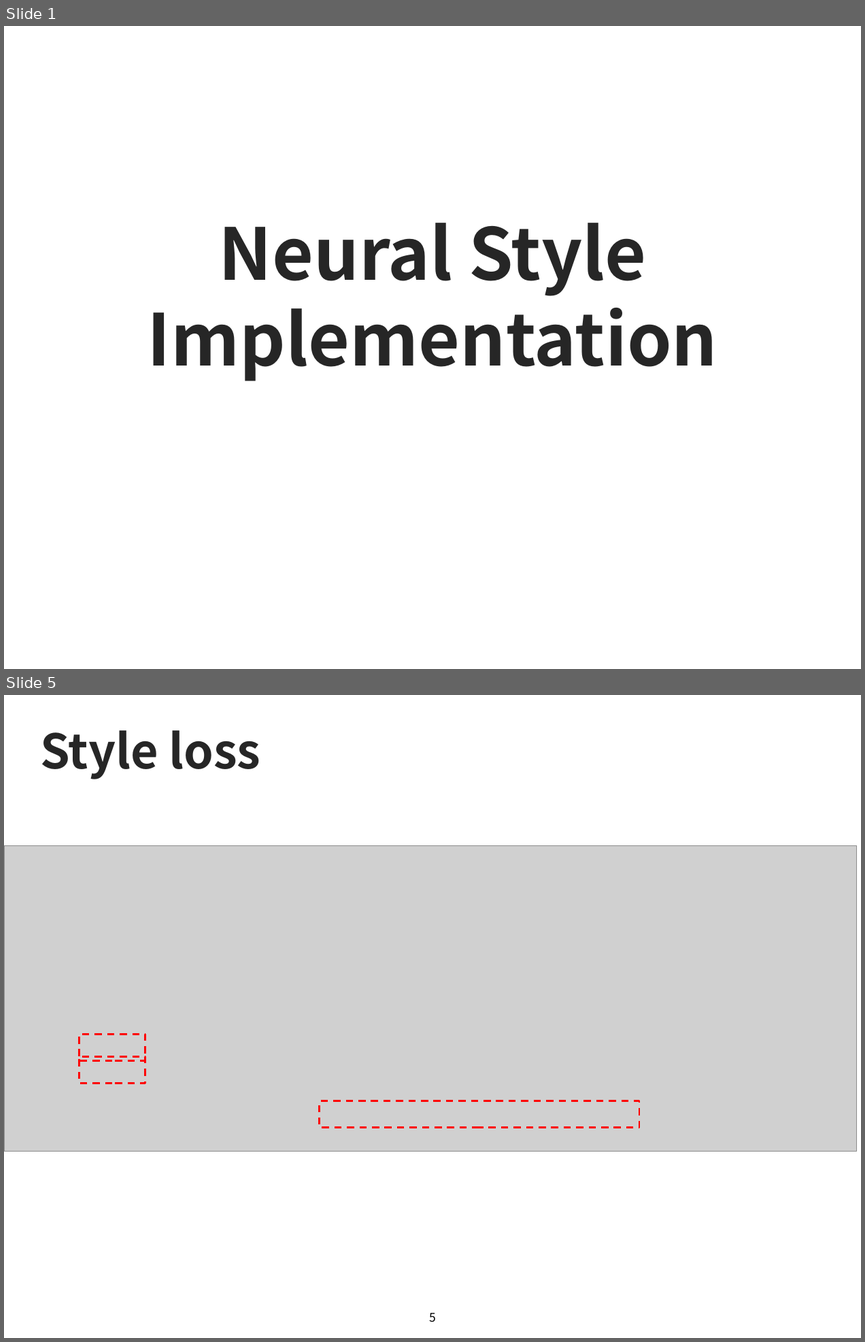
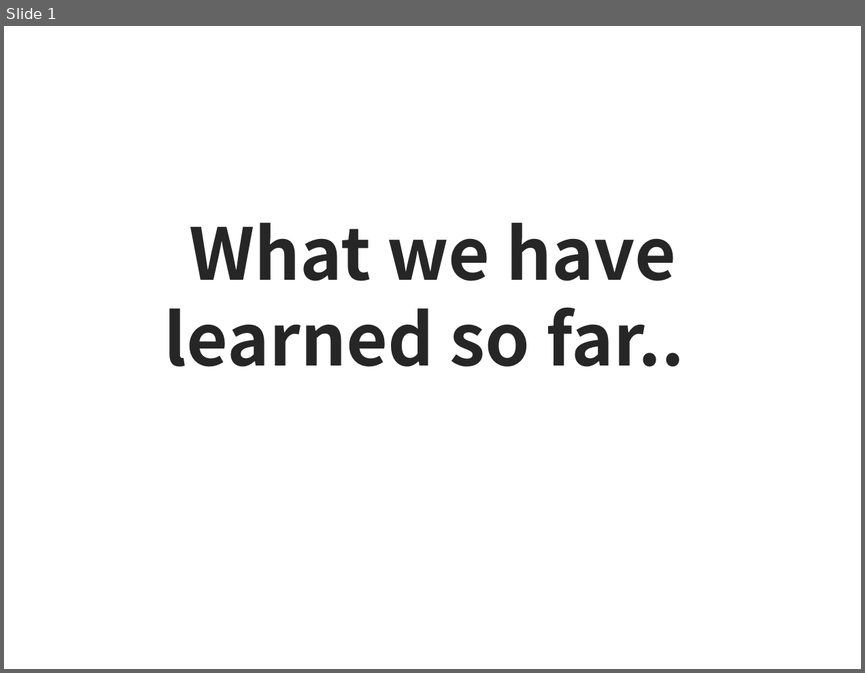
Before and after one commit to sjchoi86/Deep-Learning-101, a slide deck: lecture_notes/Week6-2e What we have learned.pptx. Shown one above the other, each under a label of ours: slides 1 and 5 before the commit, slide 1 after it; the slides between them are not shown. The pictures are 865x1342 and 865x673 pixels, drawn with LibreOffice and Linux fonts; fonts in the diff are those of the drawing; grey boxes stand for pictures. Boxes give left, top, right and bottom in pixels: in the first picture for what was removed or moved away, otherwise in the second. Text is boxed around its words. In the diff, an @@ line names an element or a change of style, - is before the commit and + after.

```diff
--- a/lecture_notes/Week6-2e What we have learned.pptx
+++ b/lecture_notes/Week6-2e What we have learned.pptx
@@ slide 5 removed at [4,695,861,1338], background #FFFFFF @@
@@ title removed at [40,730,261,779] @@
-Style loss
@@ picture removed at [4,846,857,1151] @@
@@ rectangle removed at [79,1034,145,1061] @@
@@ rectangle removed at [79,1057,145,1083] @@
@@ rectangle removed at [320,1101,639,1127] @@
@@ page number removed at [429,1312,436,1322] @@
-5
@@ slide 1 changed as well @@
@@ text at [164,223,684,367]: text changed @@
-Neural Style Implementation
+What we have learned so far..
```
Also in this commit, not shown: 7 slides added, 6 other slides removed, 2 other files.
